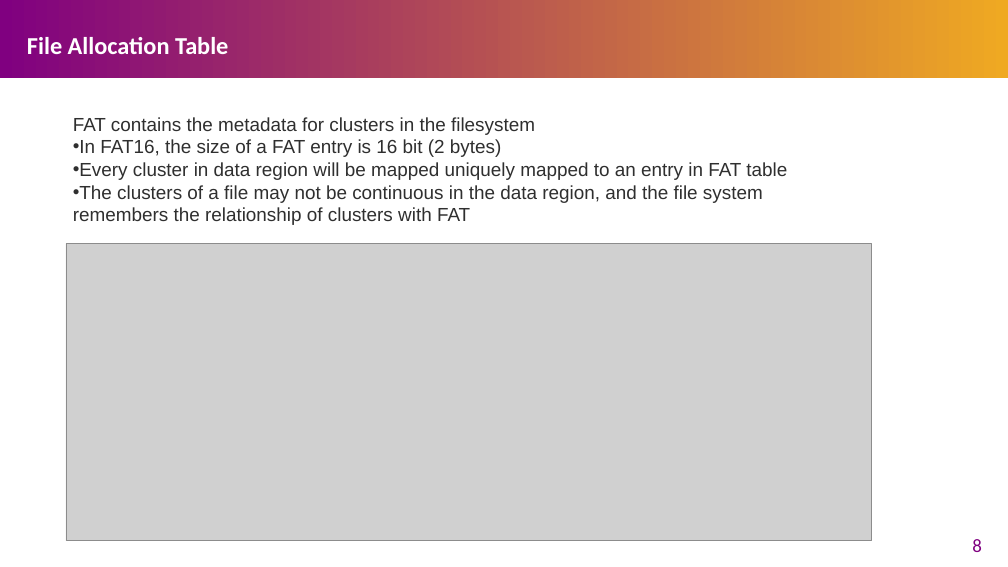
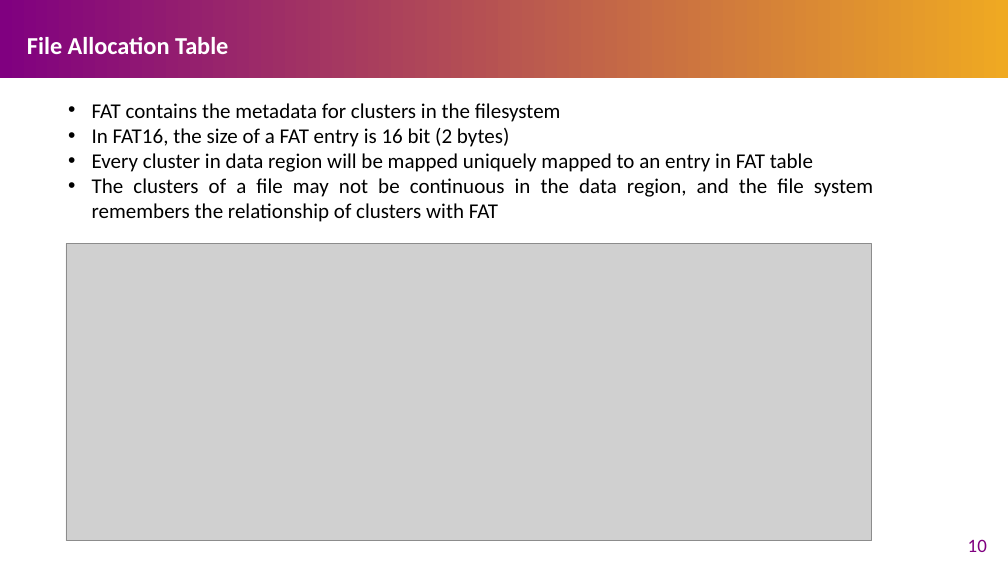
Before and after one commit to Marcusleeleelee/CSCI3150, a slide deck: slide 10 of tutorial/T12/tut12.pptx (slide 8 before the commit). Drawn at 1008x567 pixels with LibreOffice and Linux fonts; fonts in the diff are those of the drawing; grey boxes stand for pictures. Boxes give left, top, right and bottom in pixels: in the first picture for what was removed or moved away, otherwise in the second. Text is boxed around its words. In the diff, an @@ line names an element or a change of style, - is before the commit and + after.

```diff
--- a/tutorial/T12/tut12.pptx
+++ b/tutorial/T12/tut12.pptx
@@ text "FAT contains the metadata for ...": place and size @@
-text "FAT contains the metadata for ..." at bbox=[73, 117, 787, 225]
+text "FAT contains the metadata for ..." at bbox=[92, 103, 873, 222]
@@ text "FAT contains the metadata for ..." at bbox=[92, 103, 873, 222]: size 18 to 20 pt, font Arial to Calibri, text colour #2F2F2F to #000000; alignment left to justified; bullet none to •; list level 1 to 2 in "FAT contains the metadata for ..."; list level 1 to 2 in "In FAT16, the size of ..."; list level 1 to 2 in "Every cluster in data region ..."; list level 1 to 2 in "The clusters of a file ..." @@
@@ page number at bbox=[968, 539, 987, 552]: text changed @@
-8
+10
```
Also in this commit, not shown: 3 other slides changed, 5 slides added, 1 slide removed.
